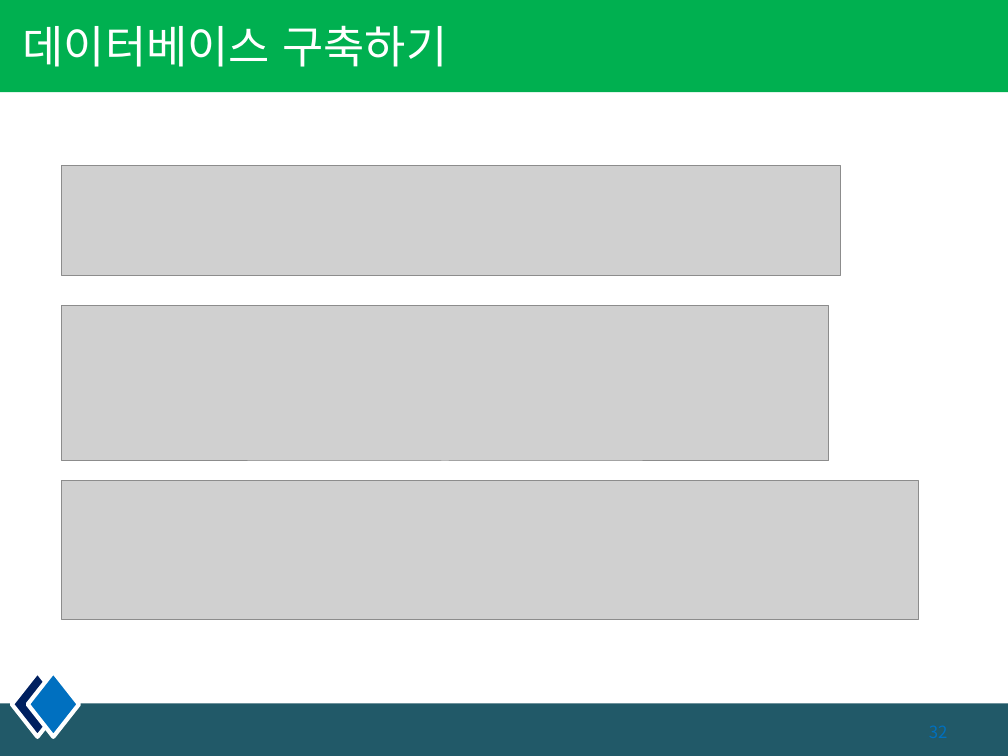
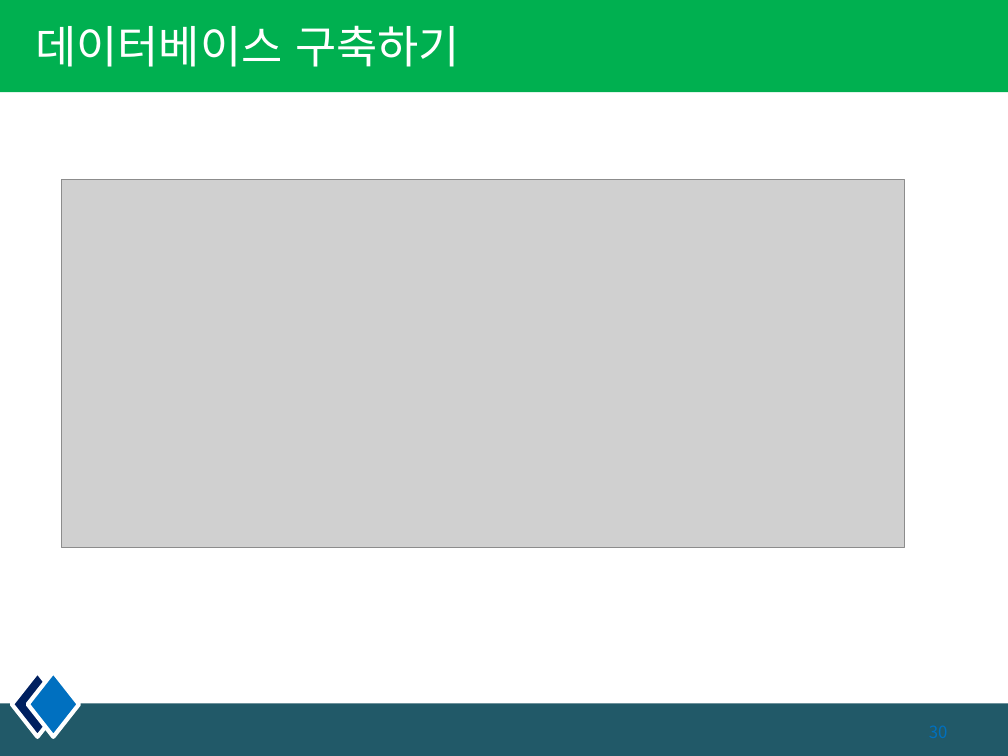
Before and after one commit to pshho/sqlWorks, a slide deck: slide 30 of 자료/sqld/DB_PPT/3장. 데이터 모델링.pptx (slide 32 before the commit). Drawn at 1008x756 pixels with LibreOffice and Linux fonts; fonts in the diff are those of the drawing; grey boxes stand for pictures. Boxes give left, top, right and bottom in pixels: in the first picture for what was removed or moved away, otherwise in the second. Text is boxed around its words. In the diff, an @@ line names an element or a change of style, - is before the commit and + after.

```diff
--- a/자료/sqld/DB_PPT/3장. 데이터 모델링.pptx
+++ b/자료/sqld/DB_PPT/3장. 데이터 모델링.pptx
@@ title "데이터베이스 구축하기": place and size @@
-title "데이터베이스 구축하기" at (23, 25, 447, 67)
+title "데이터베이스 구축하기" at (35, 25, 460, 67)
@@ picture removed at (61, 165, 841, 275) @@
@@ picture added at (61, 179, 904, 547) @@
@@ picture removed at (61, 305, 829, 462) @@
@@ picture removed at (61, 481, 918, 619) @@
```
Also in this commit, not shown: 2 other slides changed, 2 slides added, 3 slides removed, 6 other files.
